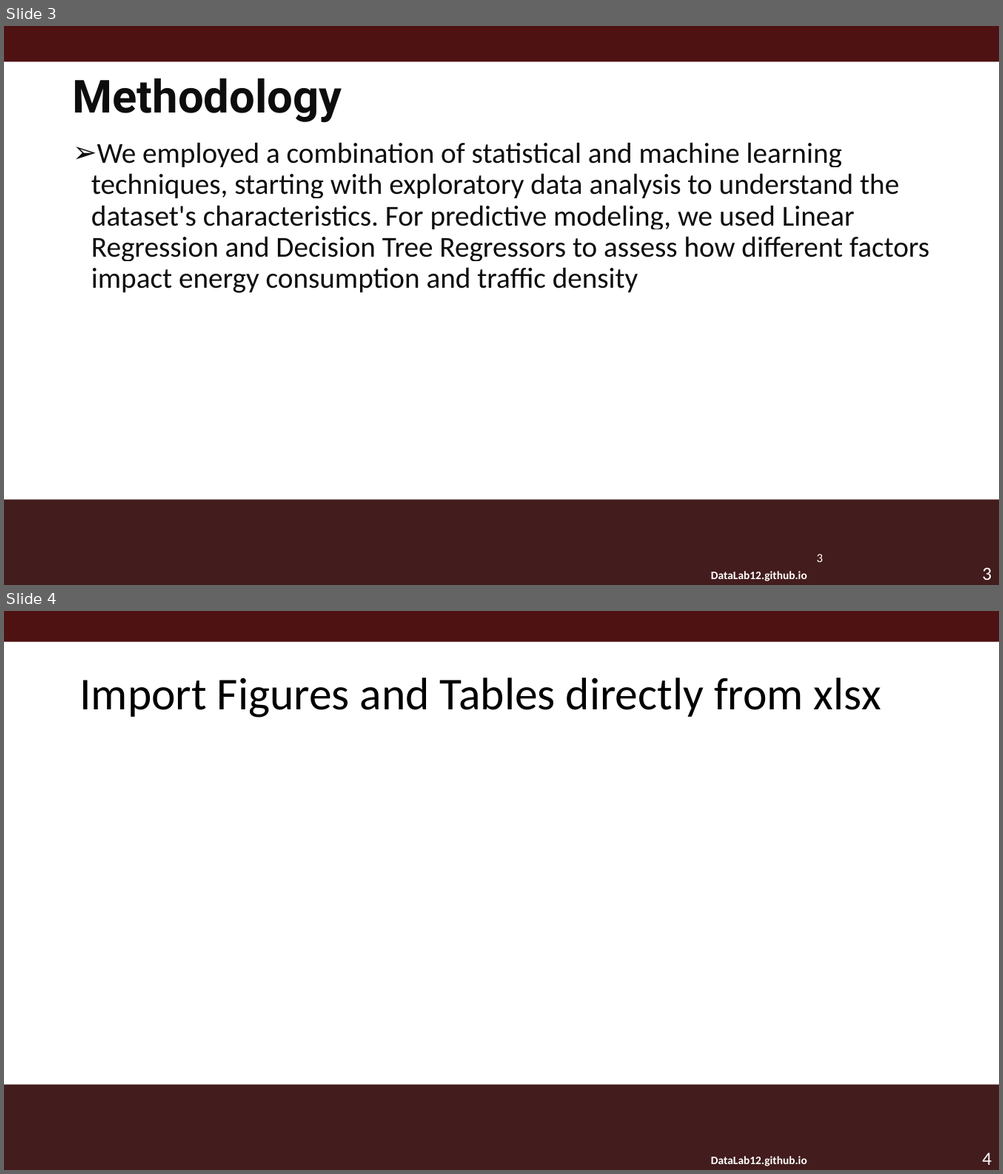
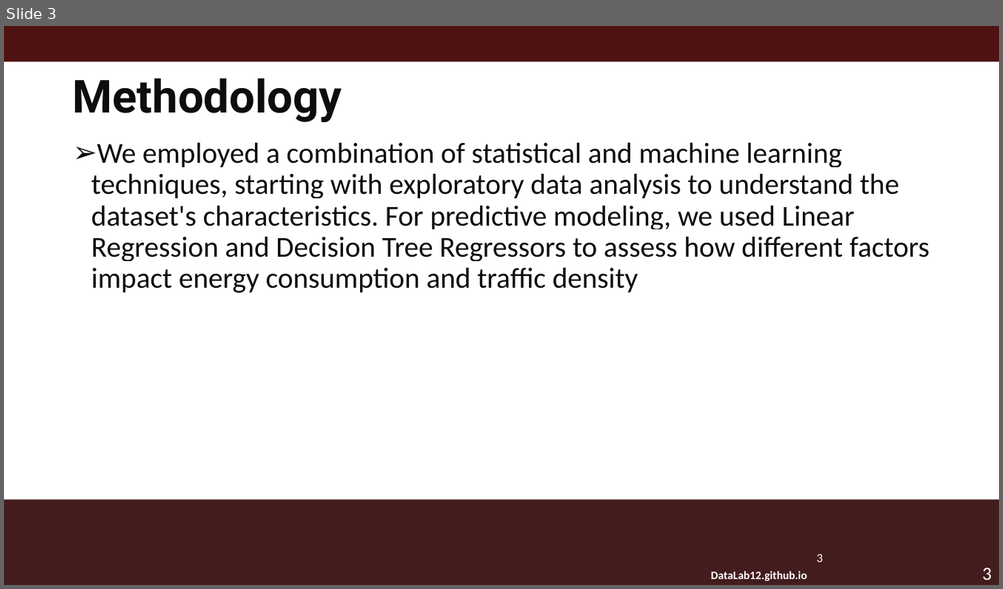
Before and after one commit to zoe-becker/ML-Traffic-Analysis, a slide deck: DataLabMacro.pptm. Shown one above the other, each under a label of ours: slides 3 and 4 before the commit, slide 3 after it. The pictures are 1003x1174 and 1003x589 pixels, drawn with LibreOffice and Linux fonts; fonts in the diff are those of the drawing; background and template pictures are left out. Boxes give left, top, right and bottom in pixels: in the first picture for what was removed or moved away, otherwise in the second. Text is boxed around its words. In the diff, an @@ line names an element or a change of style, - is before the commit and + after.

```diff
--- a/DataLabMacro.pptm
+++ b/DataLabMacro.pptm
@@ slide 4 removed at [4,611,999,1170], background #FFFFFF; not listed: 3 template elements that a slide beside it also shows @@
@@ rectangle removed at [4,611,999,641] @@
@@ title removed at [79,678,881,718] @@
-Import Figures and Tables directly from xlsx
```
Also in this commit, not shown: 1 slide changed, 5 slides added, 5 other slides removed.
